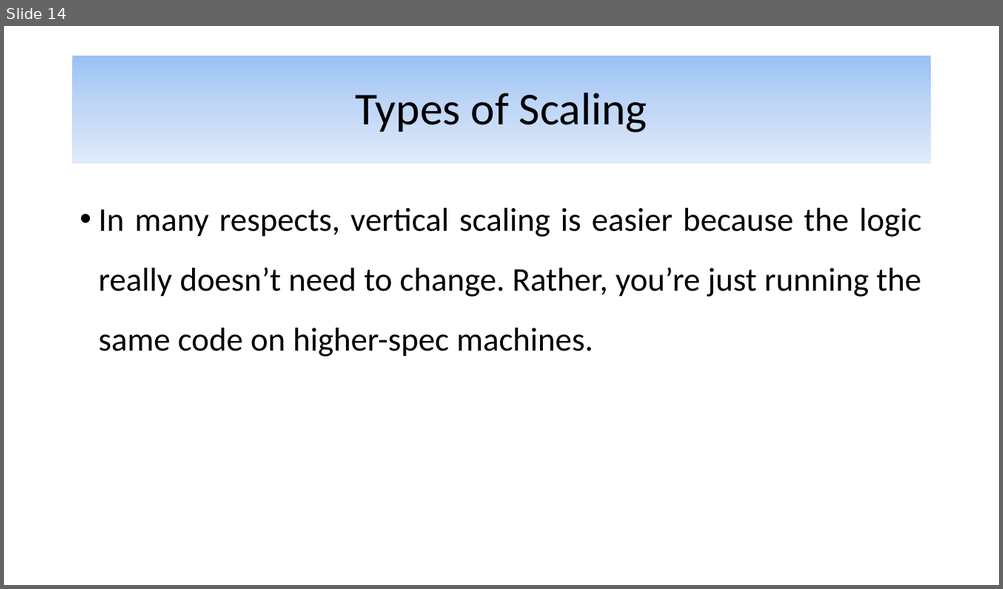
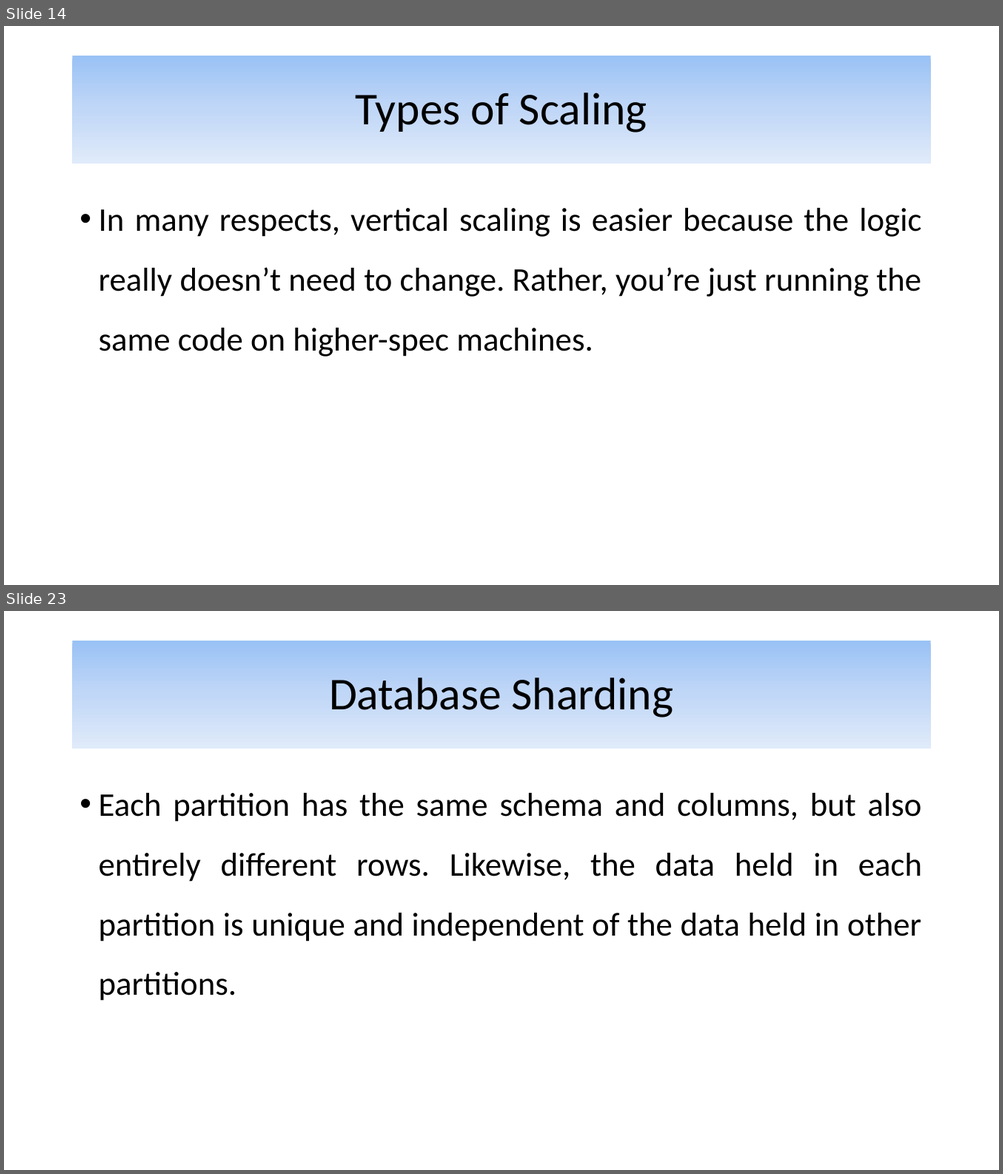
Before and after one commit to alijfri99/presentations, a slide deck: Advanced DBMS Presentation.pptx. Shown one above the other, each under a label of ours: slide 14 before the commit, slides 14 and 23 after it; the slides between them are not shown. The pictures are 1003x589 and 1003x1174 pixels, drawn with LibreOffice and Linux fonts; fonts in the diff are those of the drawing. Boxes give left, top, right and bottom in pixels: in the first picture for what was removed or moved away, otherwise in the second. Text is boxed around its words. In the diff, an @@ line names an element or a change of style, - is before the commit and + after.

Commit message:
Started the section on Database Sharding.

```diff
--- a/Advanced DBMS Presentation.pptx
+++ b/Advanced DBMS Presentation.pptx
@@ slide 23 added at [4,611,999,1170], background #FFFFFF @@
@@ title added at [73,641,930,749], fill gradient #9AC3F5 to #C2D8F8 to #E1EBFB, 44 pt, text #000000 @@
+Database Sharding
@@ text added at [99,793,922,1001], 32 pt, text #000000 @@
+• Each partition has the same schema and columns, but also entirely different rows. Likewise, the data held in each partition is unique and independent of the data held in other partitions.
```
Also in this commit, not shown: 8 other slides added.
